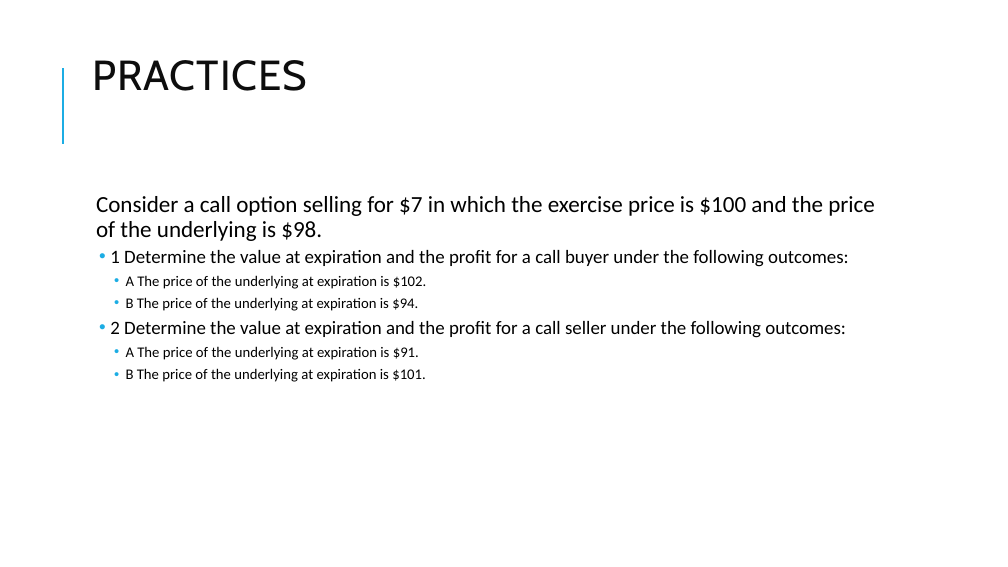
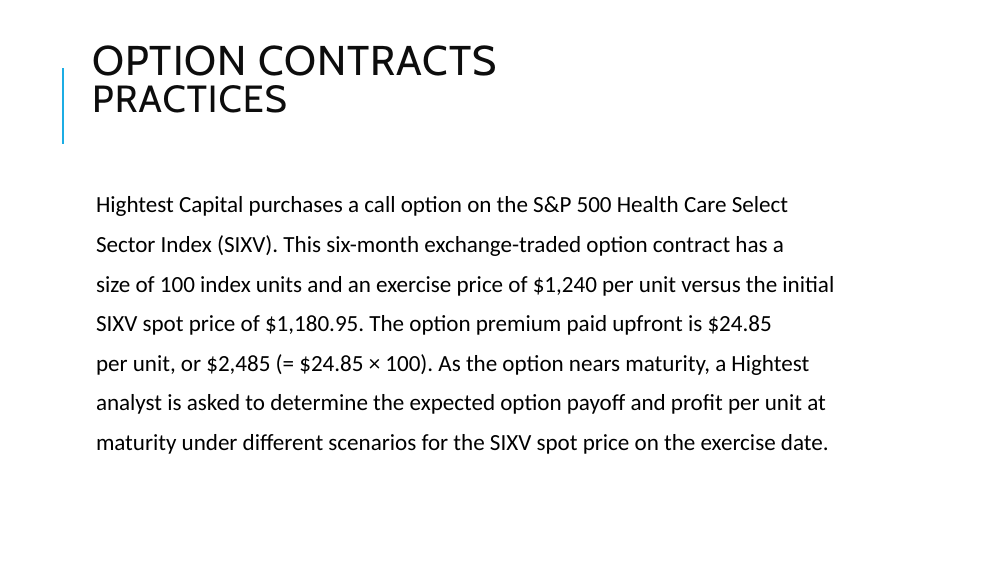
Before and after one commit to Isco0530/data, a slide deck: slide 31 of Derivatives.pptx (slide 30 before the commit). Drawn at 1008x567 pixels with LibreOffice and Linux fonts; fonts in the diff are those of the drawing. Boxes give left, top, right and bottom in pixels: in the first picture for what was removed or moved away, otherwise in the second. Text is boxed around its words. In the diff, an @@ line names an element or a change of style, - is before the commit and + after.

```diff
--- a/Derivatives.pptx
+++ b/Derivatives.pptx
@@ title at (92, 45, 497, 113): text changed; size 40 to 39.6 pt @@
-PRACTICES
+OPTION CONTRACTS
+PRACTICES
@@ text at (96, 196, 834, 454): text changed; size 14 to 22 pt @@
-  Consider a call option selling for $7 in which the exercise price is $100 and the price of the underlying is $98.
-  • 1 Determine the value at expiration and the profit for a call buyer under the following outcomes:
-    • A The price of the underlying at expiration is $102.
-    • B The price of the underlying at expiration is $94.
-  • 2 Determine the value at expiration and the profit for a call seller under the following outcomes:
-    • A The price of the underlying at expiration is $91.
-    • B The price of the underlying at expiration is $101.
+  Hightest Capital purchases a call option on the S&P 500 Health Care Select
+  Sector Index (SIXV). This six-month exchange-traded option contract has a
+  size of 100 index units and an exercise price of $1,240 per unit versus the initial
+  SIXV spot price of $1,180.95. The option premium paid upfront is $24.85
+  per unit, or $2,485 (= $24.85 × 100). As the option nears maturity, a Hightest
+  analyst is asked to determine the expected option payoff and profit per unit at
+  maturity under different scenarios for the SIXV spot price on the exercise date.
```
Also in this commit, not shown: 11 other slides changed, 2 slides added.
